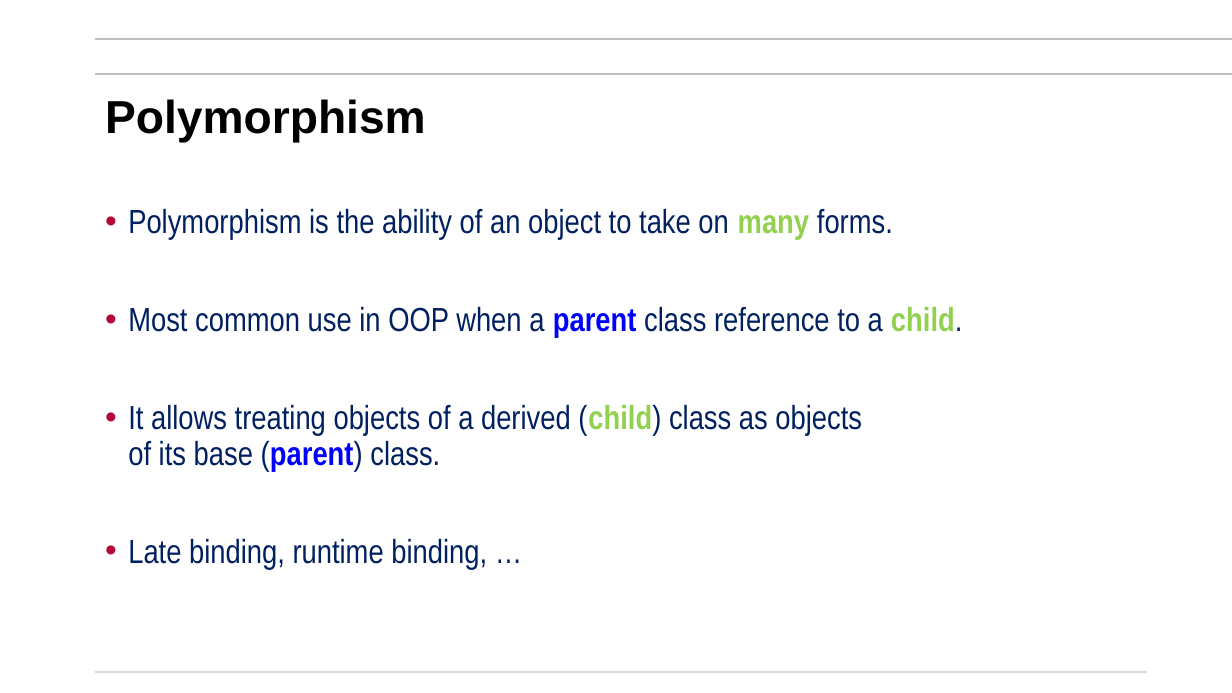
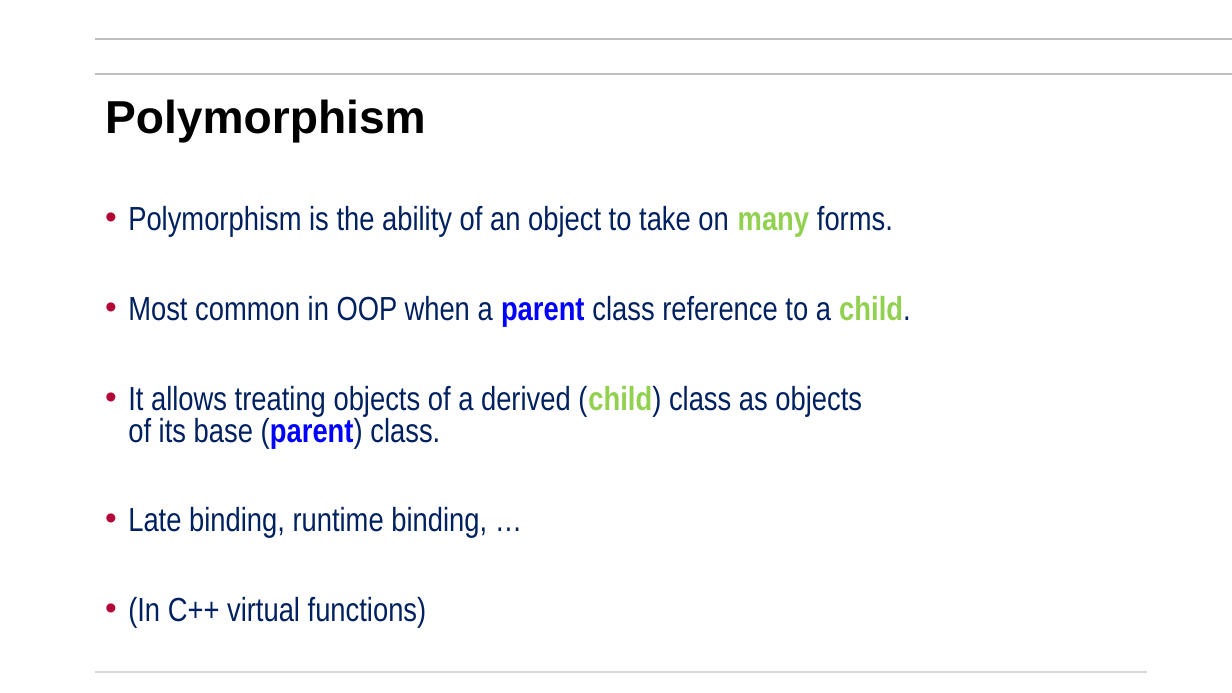
Before and after one commit to mikegrace2/CSEN160-Fall2026-Course-Website, a slide deck: slide 56 of lectures/Week02_ObjectOriented/1_ObjectOriented_V4.pptx. Drawn at 1232x693 pixels with LibreOffice and Linux fonts; fonts in the diff are those of the drawing; background and template pictures are left out. Boxes give left, top, right and bottom in pixels: in the first picture for what was removed or moved away, otherwise in the second. Text is boxed around its words. In the diff, an @@ line names an element or a change of style, - is before the commit and + after.

```diff
--- a/lectures/Week02_ObjectOriented/1_ObjectOriented_V4.pptx
+++ b/lectures/Week02_ObjectOriented/1_ObjectOriented_V4.pptx
@@ text at bbox=[128, 205, 893, 538]: line spacing 0.9 to 0.8 @@
@@ text at bbox=[128, 295, 911, 327]: text changed @@
-• Most common use in OOP when a parent class reference to a child.
+• Most common in OOP when a parent class reference to a child.
@@ text at bbox=[128, 596, 427, 628]: paragraph added @@
+• (In C++ virtual functions)
```
Also in this commit, not shown: 9 other slides changed, 1 other file.
